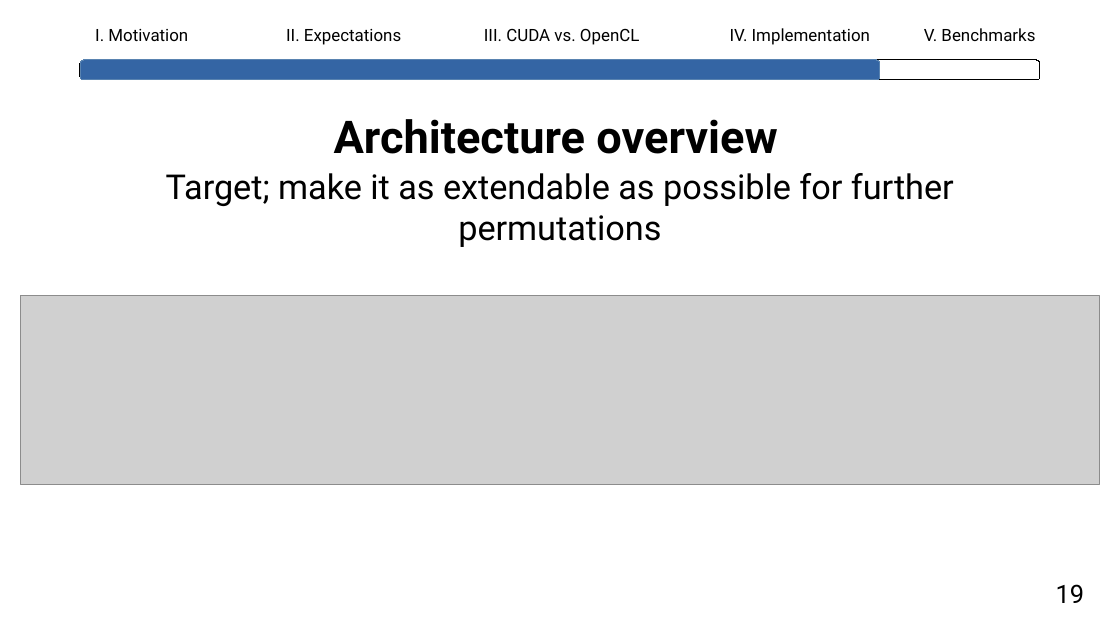
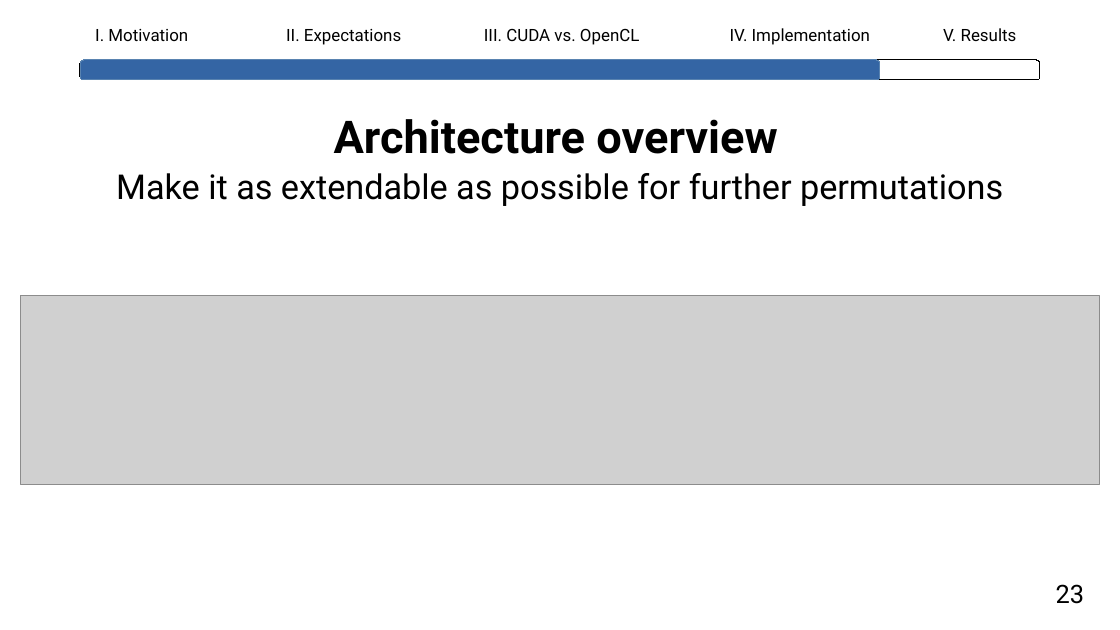
Before and after one commit to lhahner/opti-perf, a slide deck: slide 25 of docs/presentation/final-presentation.odp (slide 22 before the commit). Drawn at 1120x630 pixels with LibreOffice and Linux fonts; fonts in the diff are those of the drawing; grey boxes stand for pictures. Boxes give left, top, right and bottom in pixels: in the first picture for what was removed or moved away, otherwise in the second. Text is boxed around its words. In the diff, an @@ line names an element or a change of style, - is before the commit and + after.

```diff
--- a/docs/presentation/final-presentation.odp
+++ b/docs/presentation/final-presentation.odp
@@ text at (943,28,1017,41): text changed @@
-V. Benchmarks
+V. Results
@@ text at (116,173,1003,206): text changed @@
-Target; make it as extendable as possible for further permutations
+Make it as extendable as possible for further permutations
@@ text at (1056,584,1085,604): text changed @@
-19
+23
```
Also in this commit, not shown: 36 other slides changed, 3 slides added, 1 slide removed.
